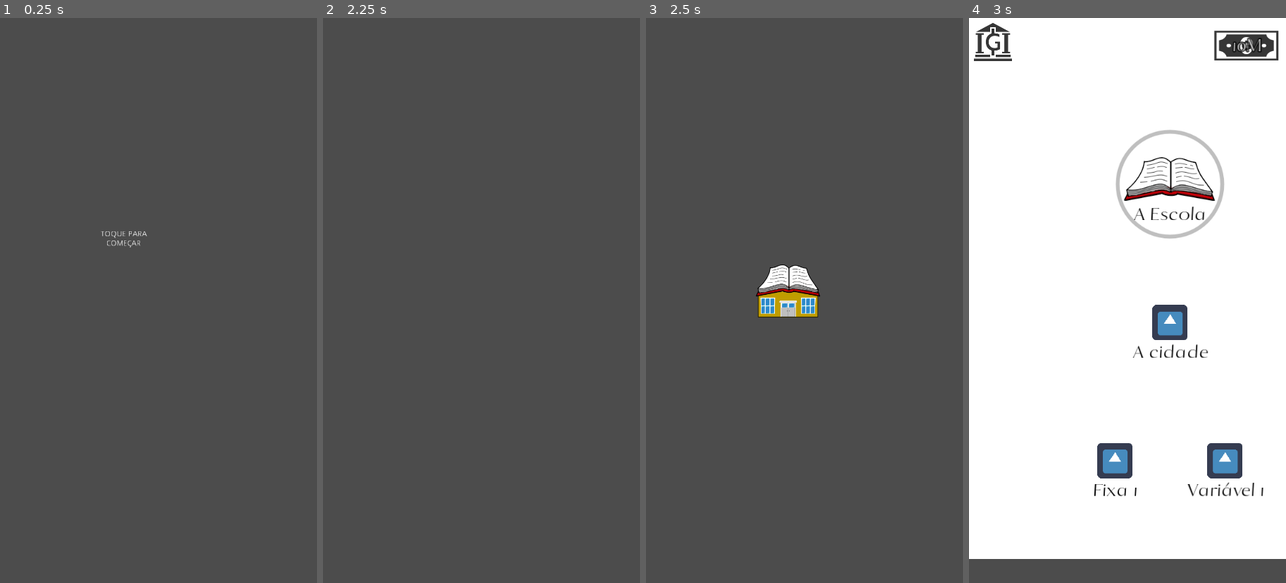
Above: before the commit, frames 1-4 (left to right).
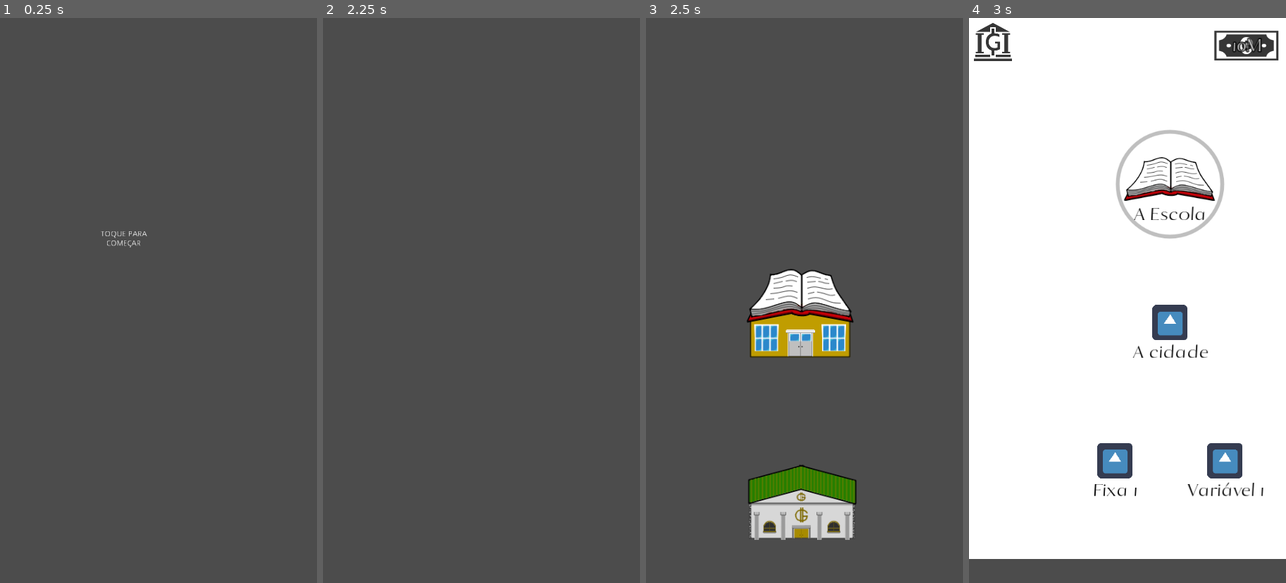
Above: after the commit, the same moments.

Repository: AndreMoukarzel/Grana-Preta
Game: Godot game, scene res://OpeningMenu.tscn
The game is run twice, just before and just after one commit, with the same random seed, the same clock (stepped at 60 frames per second) and the same inputs. The engine's default icon, where the game draws it, is replaced by a stand-in: a white triangle on a blue panel in a dark square.
Inputs (mouse positions are in pixels of both pictures, inside the frame that each line leads up to; where the layout moved, square brackets give the same spot in the first picture):
- Up to frame 1 (0.25 s): no input
- Up to frame 2 (2.25 s): tap Enter at 0.5, 2 s; move the mouse to (551, 272) at 0.52 s; click (551, 272) at 0.67 s; tap Space at 1.25 s; drag from (418, 328) to (465, 413) at 1.27 s; move the mouse to (513, 176) at 2.02 s; click (513, 176) at 2.17 s
- Up to frame 3 (2.5 s): no input
- Up to frame 4 (3 s): click (1124, 289) [1111, 266] at 2.75 s

Frames 1-2 are identical in both runs. In frame 3, 8.1% of the frame differs, in the area x 31-67%, y 43-93%; in frame 4, nothing differs.

Commit message:
Add Broker sprite

Diff:
--- a/City.tscn
+++ b/City.tscn
@@ -1,9 +1,10 @@
-[gd_scene load_steps=5 format=2]
+[gd_scene load_steps=6 format=2]
 
 [ext_resource path="res://City.gd" type="Script" id=1]
 [ext_resource path="res://icon.png" type="Texture" id=2]
 [ext_resource path="res://school/School.png" type="Texture" id=3]
-[ext_resource path="res://SwipeHandler.tscn" type="PackedScene" id=4]
+[ext_resource path="res://broker/Broker.png" type="Texture" id=4]
+[ext_resource path="res://SwipeHandler.tscn" type="PackedScene" id=5]
 
 [node name="City" type="Control"]
 margin_right = 40.0
@@ -18,20 +19,19 @@
 expand = true
 
 [node name="School" type="TextureButton" parent="."]
-margin_left = 595.0
-margin_top = 372.0
-margin_right = 715.0
-margin_bottom = 492.0
+margin_left = 576.545
+margin_top = 376.101
+margin_right = 776.545
+margin_bottom = 576.101
 texture_normal = ExtResource( 3 )
 expand = true
 
 [node name="Broker" type="TextureButton" parent="."]
-modulate = Color( 1, 0, 0, 1 )
-margin_left = 1030.0
-margin_top = 589.0
-margin_right = 1150.0
-margin_bottom = 709.0
-texture_normal = ExtResource( 2 )
+margin_left = 580.929
+margin_top = 718.185
+margin_right = 780.929
+margin_bottom = 918.185
+texture_normal = ExtResource( 4 )
 expand = true
 
 [node name="TextureButton4" type="TextureButton" parent="."]
Not shown: 1 places in City.tscn that only renumber resources
Binary file added: broker/Broker.png
Not shown, added: broker/Broker.png.import
